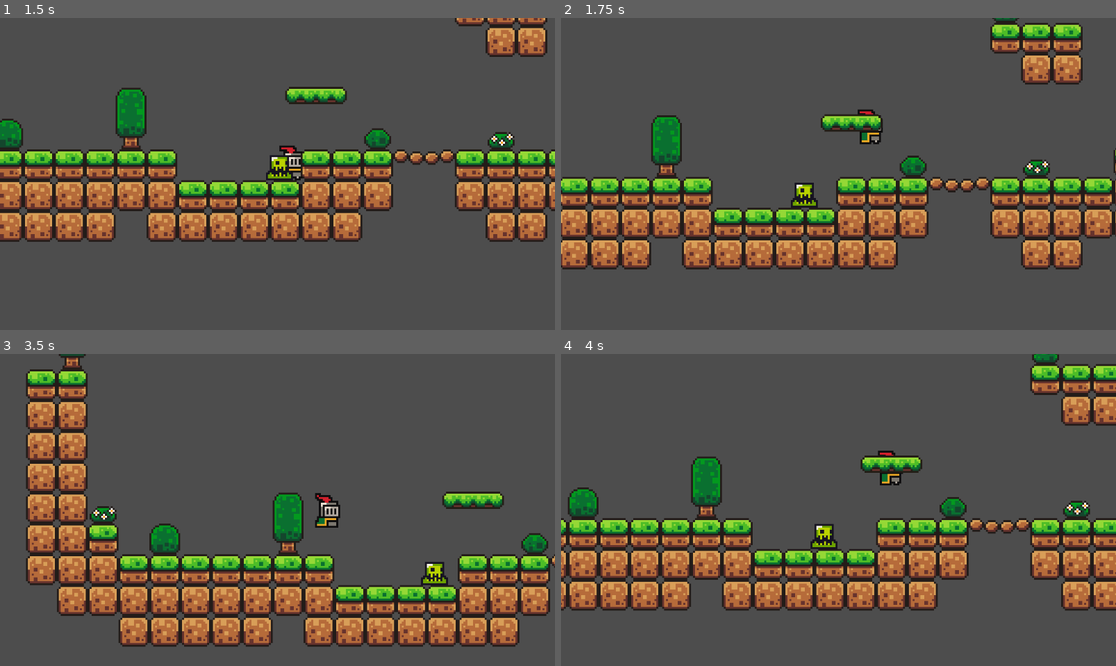
Above: before the commit, frames 1-4 (two rows, left to right).
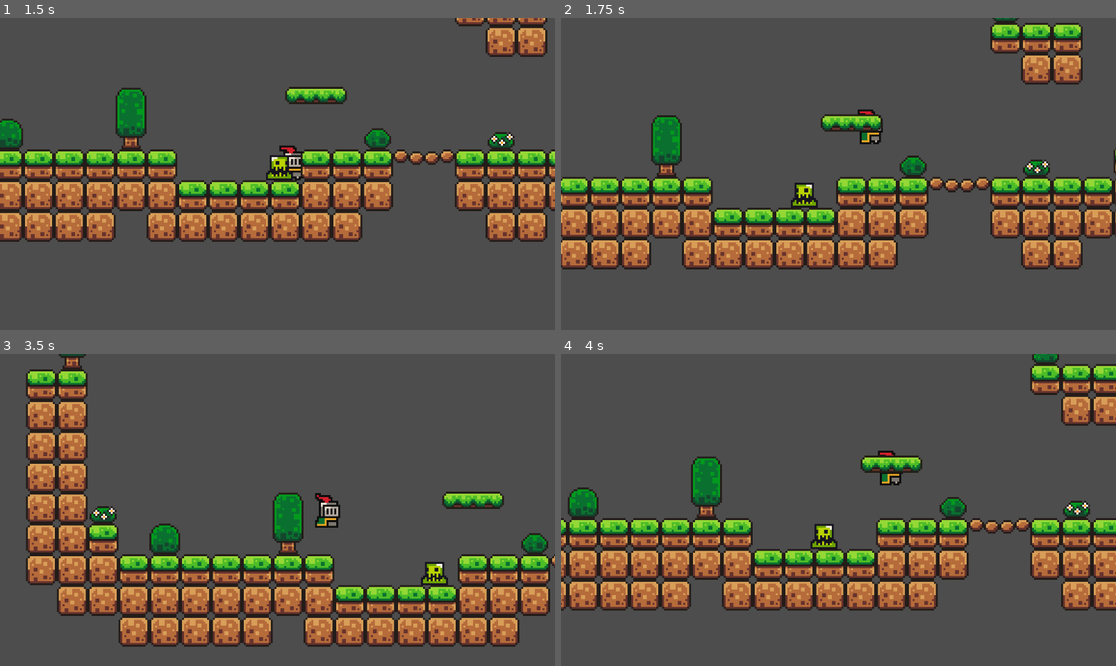
Above: after the commit, the same moments.

Repository: MevyDev/godot-brackeys-tutorial-2d
Game: Godot game, scene res://levels/level1/level_1.tscn
Two runs of this game, one before a commit and one after it. Both use one fixed random seed, a clock stepped at 60 frames per second and the inputs below.
Inputs:
- Up to frame 1 (1.5 s): tap Enter (ui_accept) at 0.5, 0.77 s; hold Right (ui_right) from 0.53 s (still down)
- Up to frame 2 (1.75 s): keep holding Right (ui_right); tap Enter (ui_accept) at 1.52 s
- Up to frame 3 (3.5 s): release Right (ui_right) at 2.03 s; hold Left (ui_left) 2.03-2.78 s; hold Right (ui_right) from 2.78 s (still down); tap Enter (ui_accept) at 3.02 s
- Up to frame 4 (4 s): keep holding Right (ui_right); tap Enter (ui_accept) at 3.77 s

Frame 1 is identical in both runs. In frame 2, 0.1% of the frame differs, in the area x 42-46%, y 53-60%; in frame 3, 0.1%; in frame 4, 0.1%.

Commit message:
enemy flip sprite on direction change

Diff:
--- a/entities/enemy/enemy.gd
+++ b/entities/enemy/enemy.gd
@@ -6,10 +6,13 @@
 
 @onready var ray_cast_left = $RayCastLeft
 @onready var ray_cast_right = $RayCastRight
+@onready var animatable_body = $AnimatedSprite2D
 
 func _process(delta: float) -> void:
 	if(ray_cast_left.is_colliding()):
 		direction = 1
+		animatable_body.flip_h = false
 	if(ray_cast_right.is_colliding()):
 		direction = -1
+		animatable_body.flip_h = true
 	position.x += speed * delta * direction
